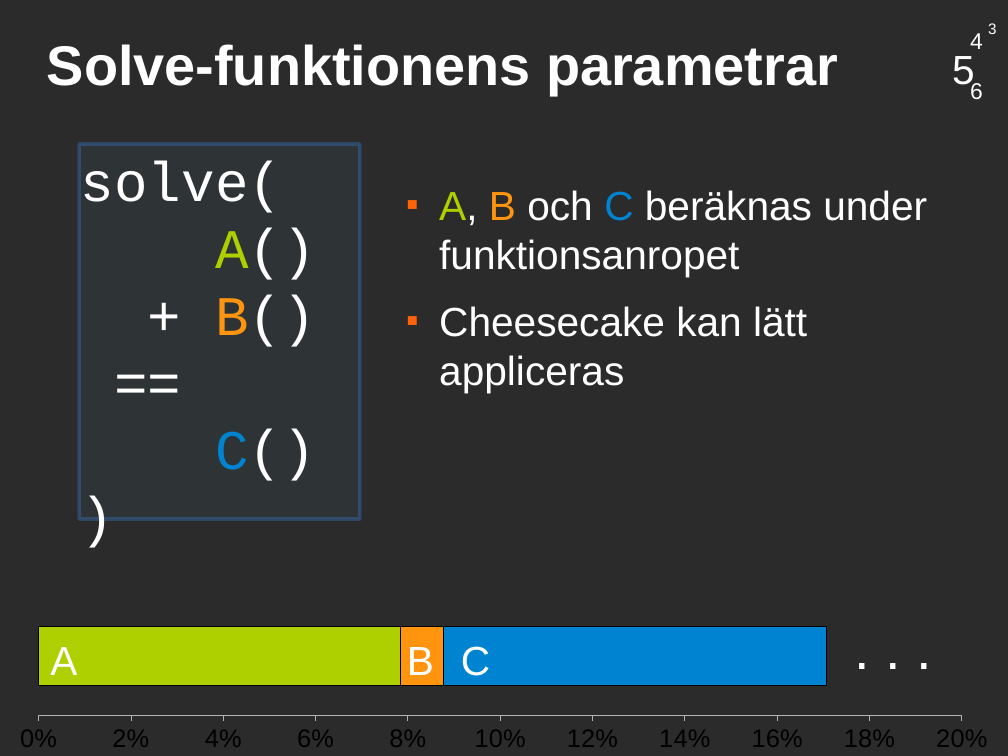
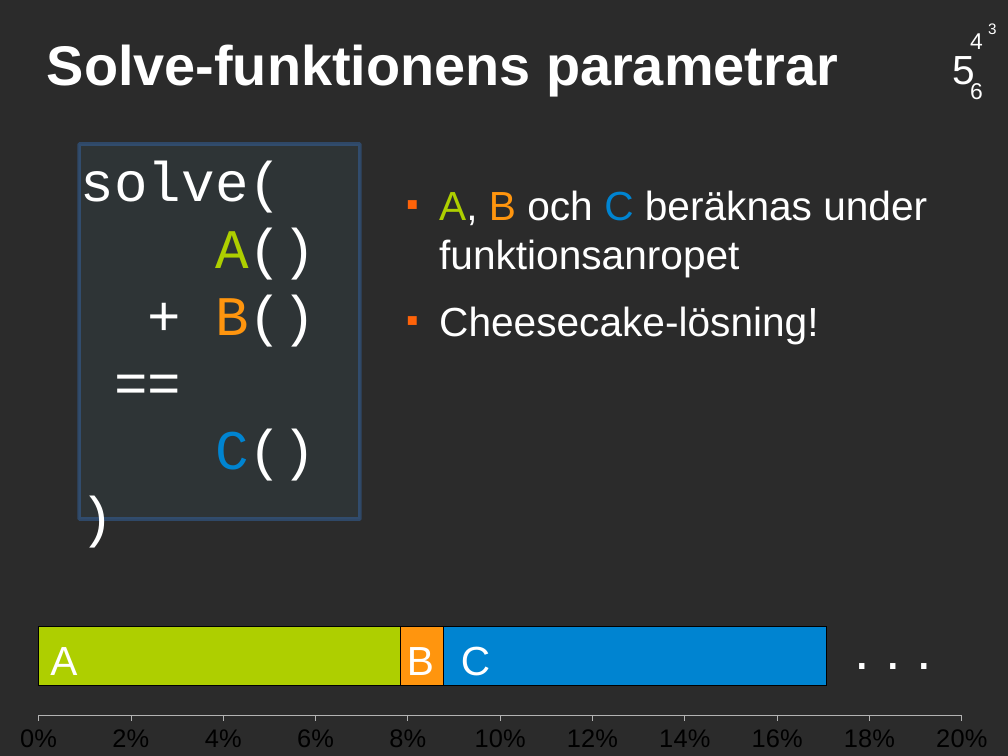
Before and after one commit to saifthe1/openfoam-openmp, a slide deck: slide 14 of presentation/pres.odp. Drawn at 1008x756 pixels with LibreOffice and Linux fonts; fonts in the diff are those of the drawing; background and template pictures are left out; a plain dark background stands for a picture behind light text. Boxes give left, top, right and bottom in pixels: in the first picture for what was removed or moved away, otherwise in the second. Text is boxed around its words. In the diff, an @@ line names an element or a change of style, - is before the commit and + after.

```diff
--- a/presentation/pres.odp
+++ b/presentation/pres.odp
@@ text at <box>439,306,818,343</box>: text changed @@
-■ Cheesecake kan lätt appliceras
+■ Cheesecake-lösning!
```
Also in this commit, not shown: 3 other slides changed.
